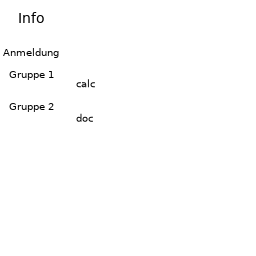
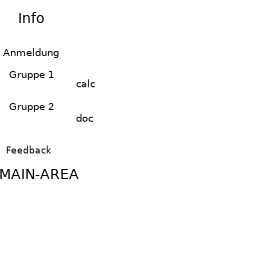
The second w=256, h=256 image is a revision of the first. Changes to its layers:
added layer "MAIN-AREA" above "..." over [0, 169, 79, 179]
added layer "..." (1st of 3) above "..." over [6, 145, 52, 154]
